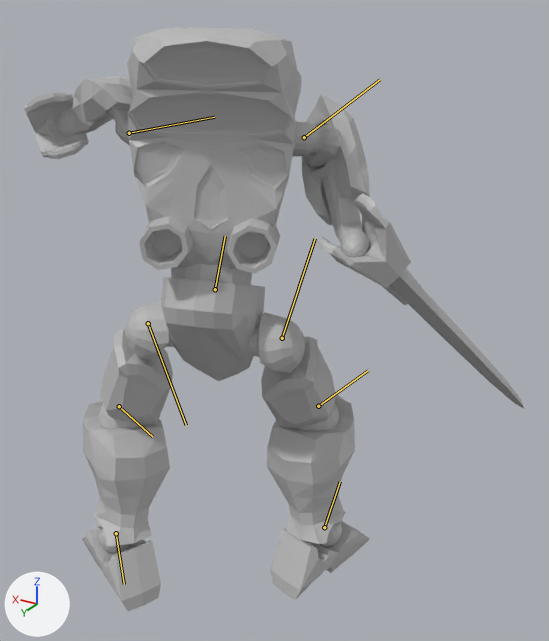
The FBX model Assets/Models/Characters/Cassowary III.fbx as it was, and as the next commit left it.
Both versions are drawn from a 50 mm camera at (-0.968, 1.418, 1.45) aimed at (-0.021, -0.16, 0.66). The axes (+X, +Y, +Z) are drawn at lower left. The lights are the same throughout. Both versions are drawn at frame 371 of the action 'Take 001'; the numbers are the values there. The bones that change are drawn over the model as lines.

In view in the first picture: 'UpLeg.L', 'UpLeg.R', 'arm_up.L', 'arm_up.R', 'blade.R', 'body', 'foot.L', 'foot.R', 'leg_low.L', 'leg_low.R', 'pelvis', 'thrusters'.
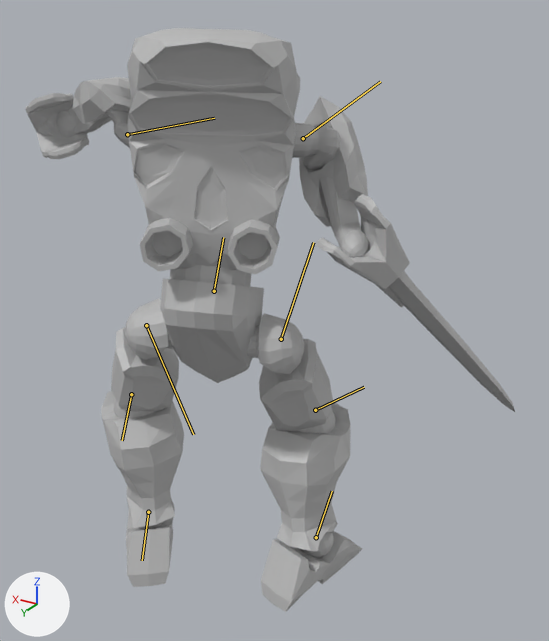
Where the change shows, as pixel boxes [x1, y1, x2, y2] in the pictures (549 x 641 px):
'body', posed: before [108, 27, 342, 269]; after [106, 28, 340, 270]
'leg_low.L', posed (10% shorter): before [83, 400, 170, 553]; after [101, 391, 184, 529]
'leg_low.R', posed: before [267, 393, 355, 547]; after [260, 401, 351, 558]
'pelvis', posed: before [159, 263, 265, 381]; after [160, 265, 264, 383]
'blade.R', posed: before [316, 193, 524, 408]; after [316, 194, 515, 412]
'UpLeg.L', posed (7% narrower, 9% shorter): before [100, 300, 173, 425]; after [111, 298, 179, 412]
'UpLeg.R', posed: before [259, 312, 336, 429]; after [258, 313, 333, 431]
'arm_up.R', posed: before [302, 94, 370, 257]; after [299, 96, 369, 258]
'foot.R', posed: before [271, 521, 370, 600]; after [261, 531, 362, 612]
'foot.L', posed: before [82, 528, 161, 611]; after [126, 502, 175, 587]
'thrusters', posed: before [139, 216, 280, 273]; after [140, 218, 280, 274]
'arm_up.L', posed: before [55, 76, 133, 137]; after [56, 77, 132, 137]
bone 'QuickRigCharacter_Hips', root to tip: before (215, 289) to (225, 236); after (214, 291) to (223, 237)
bone 'QuickRigCharacter_LeftUpLeg', root to tip: before (148, 323) to (186, 425); after (146, 325) to (193, 434)
bone 'QuickRigCharacter_LeftLeg', root to tip: before (119, 406) to (152, 436); after (131, 394) to (122, 440)
bone 'QuickRigCharacter_LeftFoot', root to tip: before (116, 533) to (124, 584); after (148, 512) to (142, 560)
bone 'QuickRigCharacter_RightUpLeg', root to tip: before (282, 338) to (315, 238); after (281, 339) to (313, 242)
bone 'QuickRigCharacter_RightLeg', root to tip: before (318, 406) to (368, 370); after (315, 410) to (364, 387)
bone 'QuickRigCharacter_RightFoot', root to tip: before (324, 527) to (340, 481); after (316, 537) to (332, 491)
bone 'QuickRigCharacter_LeftArm', root to tip: before (129, 133) to (214, 117); after (127, 134) to (214, 118)
bone 'QuickRigCharacter_RightArm', root to tip: before (304, 137) to (380, 79); after (303, 138) to (380, 81)

What the commit changed:
Bone 'QuickRigCharacter_Hips' (bone_quickrigcharacter_hips) moves from (8.7, -6.8, 0.3) to (8.9, -7.3, 0.4).
Bone 'QuickRigCharacter_Hips' (bone_quickrigcharacter_hips) turns from (12, 15, 5) to (12, 16, 6) degrees about its own x, y and z.
Bone 'QuickRigCharacter_LeftUpLeg' (bone_quickrigcharacter_leftupleg) turns from (-27, -10, 3) to (-30, -5, -8) degrees about its own x, y and z.
Bone 'QuickRigCharacter_LeftLeg' (bone_quickrigcharacter_leftleg) turns from (-1, 0, -3) to (14, 0, 0) degrees about its own x, y and z.
Bone 'QuickRigCharacter_LeftFoot' (bone_quickrigcharacter_leftfoot) turns from (-4, 2, 5) to (13, 2, 12) degrees about its own x, y and z.
Bone 'QuickRigCharacter_RightUpLeg' (bone_quickrigcharacter_rightupleg) turns from (0, 1, -14) to (-1, 1, -12) degrees about its own x, y and z.
Bone 'QuickRigCharacter_RightLeg' (bone_quickrigcharacter_rightleg) turns from (-11, 0, -2) to (-12, 0, 3) degrees about its own x, y and z.
Bone 'QuickRigCharacter_RightFoot' (bone_quickrigcharacter_rightfoot) turns from (-9, -3, 14) to (-9, -4, 7) degrees about its own x, y and z.
Bone 'QuickRigCharacter_LeftArm' (bone_quickrigcharacter_leftarm) turns from (62, 56, 135) to (63, 53, 138) degrees about its own x, y and z.
Bone 'QuickRigCharacter_RightArm' (bone_quickrigcharacter_rightarm) turns from (41, 2, 26) to (43, 1, 26) degrees about its own x, y and z.
